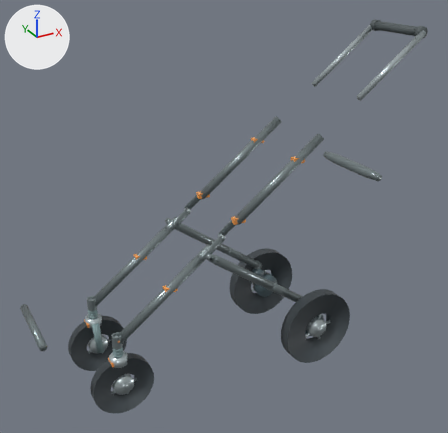
One commit to the glTF model models/no_cabin/w380_state5_wheel_M.glb: the scene before it, then after it.
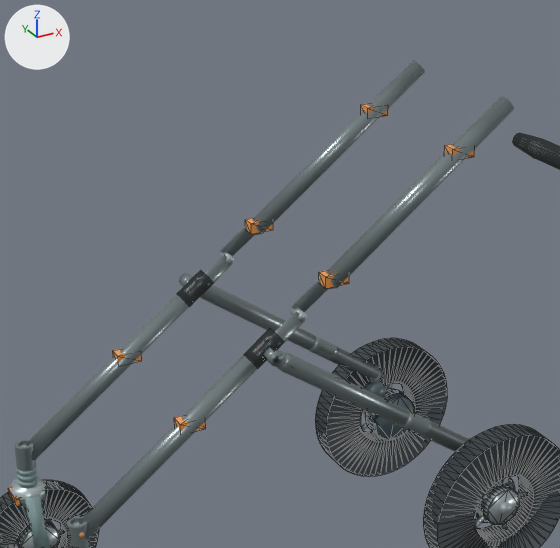
There are two pictures of each version: one whole from a 50 mm camera at (-0.447, -1.838, 1.476) aimed at (0.565, 0.001, 0.556), one close up on the part from 18% to 77% of the width and 20% to 80% of the height. The axes (+X, +Y, +Z) are drawn at upper left. The lights are the same throughout. The first two pictures are the older version. The close-ups show mesh edges as thin lines. Where no turn or scale is listed for an object, it has been applied to the vertices.

The first close-up shows 'FR_tire.002', 'RL_sealed_hub.002', 'RL_tire.002', 'RR_brake_backplate.002', 'RR_tire.002', 'V46_rear_leg_-1.004', 'V46_rear_leg_1.004', 'V46_rearbar.004', 'main_lower_-1.004', 'main_lower_1.004', 'main_upper_-1.004', 'main_upper_1.004' and 35 more.
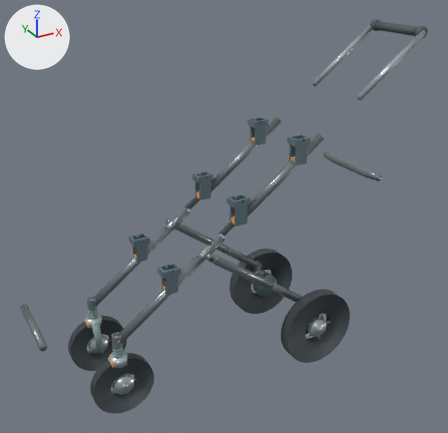
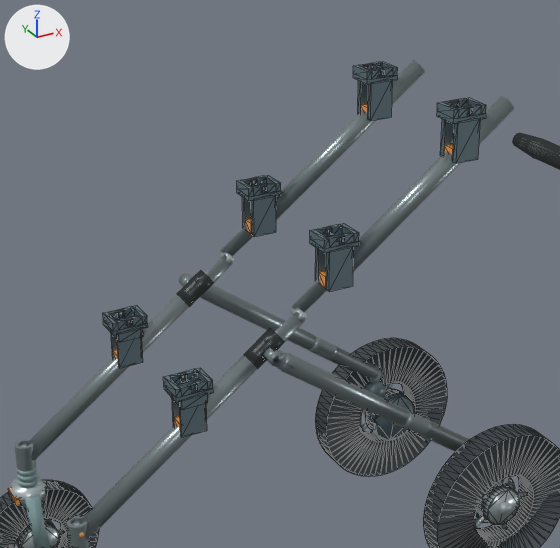
The change, as a list of edits to the scene's bpy script:
```text
Add mat_universal_cabin_receiver:
    mat_universal_cabin_receiver = principled_material('Universal Cabin Receiver')
    mat_universal_cabin_receiver.base_color = (0.18, 0.26, 0.3)  # greyish blue #768b95
    mat_universal_cabin_receiver.metallic = 0.58
    mat_universal_cabin_receiver.roughness = 0.42
Add me_universal_cabin_receiver_m__1:
    me_universal_cabin_receiver_m__1.from_pydata(...)  # 76 vertices, 156 faces; spans x 0.5147..0.5787, y -0.159..-0.111, z 0.589..0.682
    me_universal_cabin_receiver_m__1.materials.append(mat_universal_cabin_receiver)  # greyish blue #768b95
Add me_universal_cabin_receiver_l__1:
    me_universal_cabin_receiver_l__1.from_pydata(...)  # 84 vertices, 168 faces; spans x 0.248..0.312, y -0.159..-0.111, z 0.389..0.482
    me_universal_cabin_receiver_l__1.materials.append(mat_universal_cabin_receiver)  # greyish blue #768b95
Add me_universal_cabin_receiver_h__1:
    me_universal_cabin_receiver_h__1.from_pydata(...)  # 76 vertices, 156 faces; spans x 0.7547..0.8187, y -0.159..-0.111, z 0.769..0.862
    me_universal_cabin_receiver_h__1.materials.append(mat_universal_cabin_receiver)  # greyish blue #768b95
Add me_universal_cabin_receiver_m_1:
    me_universal_cabin_receiver_m_1.from_pydata(...)  # 76 vertices, 156 faces; spans x 0.5147..0.5787, y 0.111..0.159, z 0.589..0.682
    me_universal_cabin_receiver_m_1.materials.append(mat_universal_cabin_receiver)  # greyish blue #768b95
Add me_universal_cabin_receiver_l_1:
    me_universal_cabin_receiver_l_1.from_pydata(...)  # 84 vertices, 168 faces; spans x 0.248..0.312, y 0.111..0.159, z 0.389..0.482
    me_universal_cabin_receiver_l_1.materials.append(mat_universal_cabin_receiver)  # greyish blue #768b95
Add me_universal_cabin_receiver_h_1:
    me_universal_cabin_receiver_h_1.from_pydata(...)  # 76 vertices, 156 faces; spans x 0.7547..0.8187, y 0.111..0.159, z 0.769..0.862
    me_universal_cabin_receiver_h_1.materials.append(mat_universal_cabin_receiver)  # greyish blue #768b95
Add ob_universal_cabin_receiver_m__1:
    ob_universal_cabin_receiver_m__1 = bpy.data.objects.new('Universal_Cabin_Receiver_M_-1', me_universal_cabin_receiver_m__1)
    ob_universal_cabin_receiver_m__1.location = (0.0, 0.0, 0.0)
Add ob_universal_cabin_receiver_l__1:
    ob_universal_cabin_receiver_l__1 = bpy.data.objects.new('Universal_Cabin_Receiver_L_-1', me_universal_cabin_receiver_l__1)
    ob_universal_cabin_receiver_l__1.location = (0.0, 0.0, 0.0)
Add ob_universal_cabin_receiver_h__1:
    ob_universal_cabin_receiver_h__1 = bpy.data.objects.new('Universal_Cabin_Receiver_H_-1', me_universal_cabin_receiver_h__1)
    ob_universal_cabin_receiver_h__1.location = (0.0, 0.0, 0.0)
Add ob_universal_cabin_receiver_m_1:
    ob_universal_cabin_receiver_m_1 = bpy.data.objects.new('Universal_Cabin_Receiver_M_1', me_universal_cabin_receiver_m_1)
    ob_universal_cabin_receiver_m_1.location = (0.0, 0.0, 0.0)
Add ob_universal_cabin_receiver_l_1:
    ob_universal_cabin_receiver_l_1 = bpy.data.objects.new('Universal_Cabin_Receiver_L_1', me_universal_cabin_receiver_l_1)
    ob_universal_cabin_receiver_l_1.location = (0.0, 0.0, 0.0)
Add ob_universal_cabin_receiver_h_1:
    ob_universal_cabin_receiver_h_1 = bpy.data.objects.new('Universal_Cabin_Receiver_H_1', me_universal_cabin_receiver_h_1)
    ob_universal_cabin_receiver_h_1.location = (0.0, 0.0, 0.0)
```

Boxes (x1, y1, x2, y2) around the edits, measured in the close-ups (560 x 548 px):
'Universal_Cabin_Receiver_M_-1', added
    after: (310, 223, 359, 292)
'Universal_Cabin_Receiver_H_-1', added
    after: (437, 98, 486, 163)
'Universal_Cabin_Receiver_L_-1', added
    after: (164, 368, 213, 437)
'Universal_Cabin_Receiver_M_1', added
    after: (237, 175, 281, 237)
'Universal_Cabin_Receiver_H_1', added
    after: (353, 61, 398, 121)
'Universal_Cabin_Receiver_L_1', added
    after: (103, 305, 148, 368)
